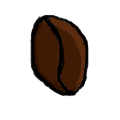
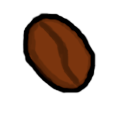
The second 120x120 image is a revision of the first. Changes to its layers:
painted on "Background" over [22, 12, 97, 97]
